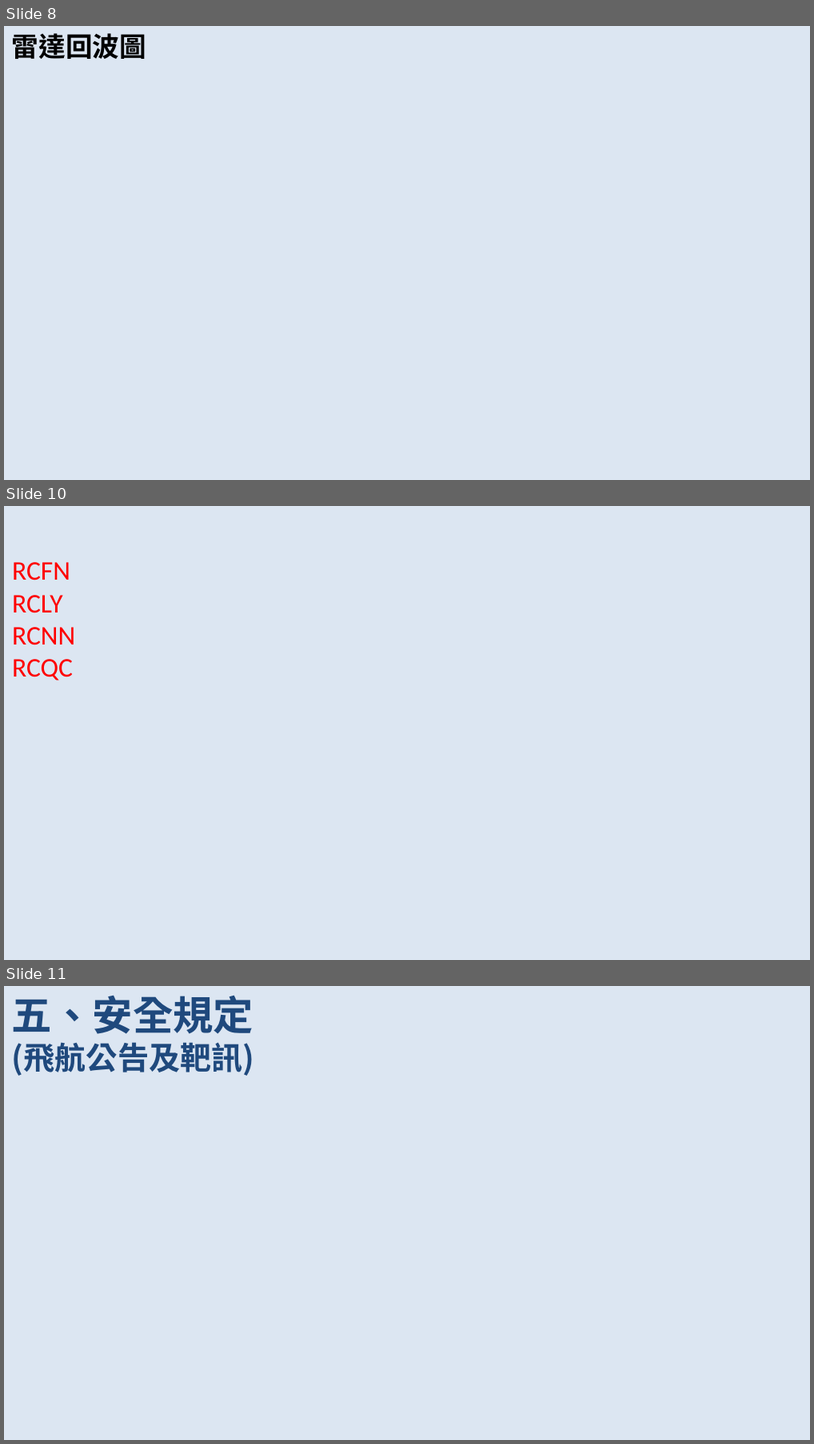
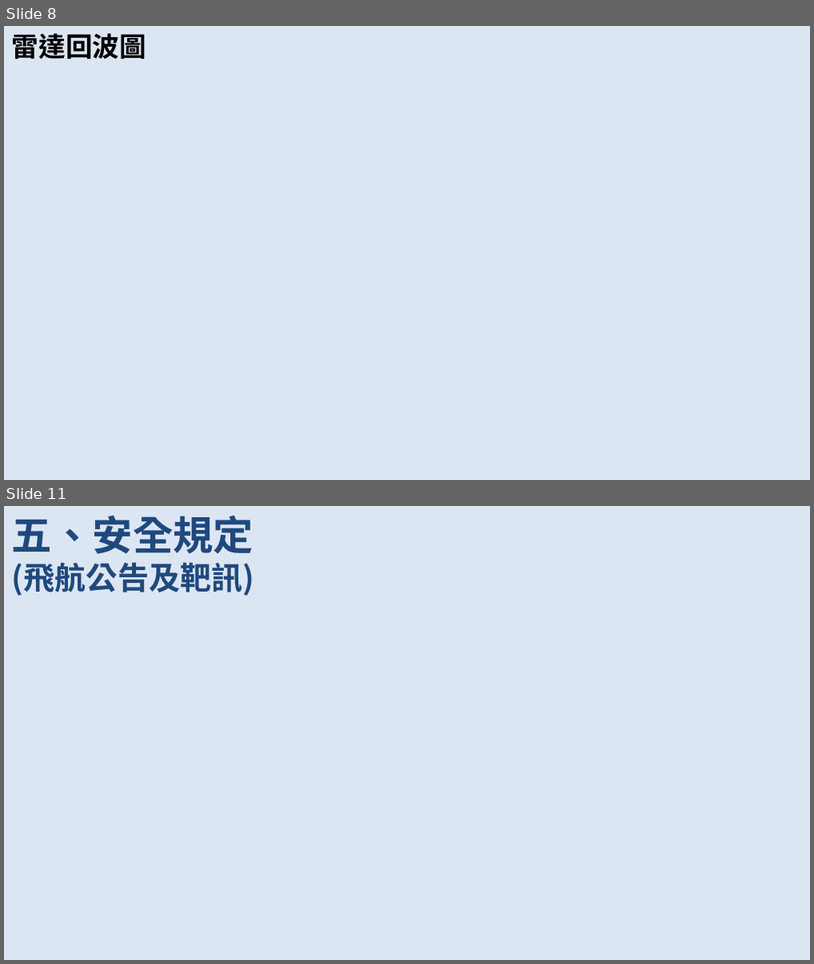
Before and after one commit to FrankYang0529/nasc, a slide deck: template.pptx. Shown one above the other, each under a label of ours: slides 8, 10 and 11 before the commit, slides 8 and 11 after it; the slides between them are not shown. The pictures are 814x1444 and 814x964 pixels, drawn with LibreOffice and Linux fonts; fonts in the diff are those of the drawing. Boxes give left, top, right and bottom in pixels: in the first picture for what was removed or moved away, otherwise in the second. Text is boxed around its words. In the diff, an @@ line names an element or a change of style, - is before the commit and + after.

```diff
--- a/template.pptx
+++ b/template.pptx
@@ slide 10 removed at (4,506,810,960), background #DCE6F2 @@
@@ text removed at (12,562,75,680) @@
-RCFN
-RCLY
-RCNN
-RCQC
```
Also in this commit, not shown: 1 slide changed, 2 slides added, 1 other slide removed.
